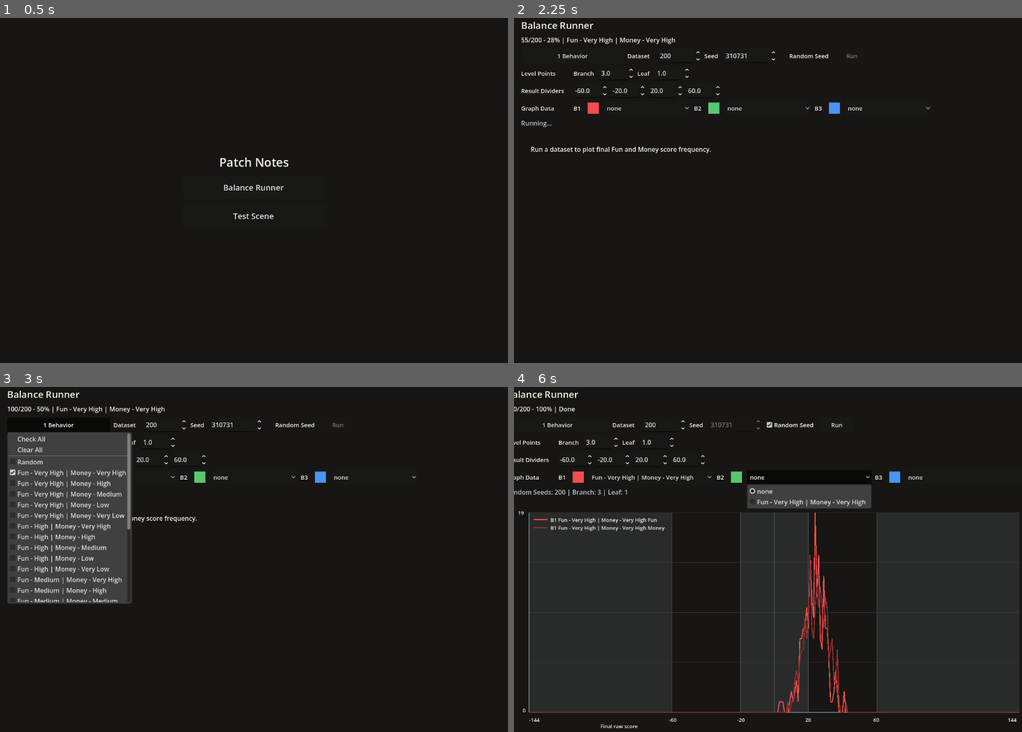
Above: before the commit, frames 1-4 (two rows, left to right).
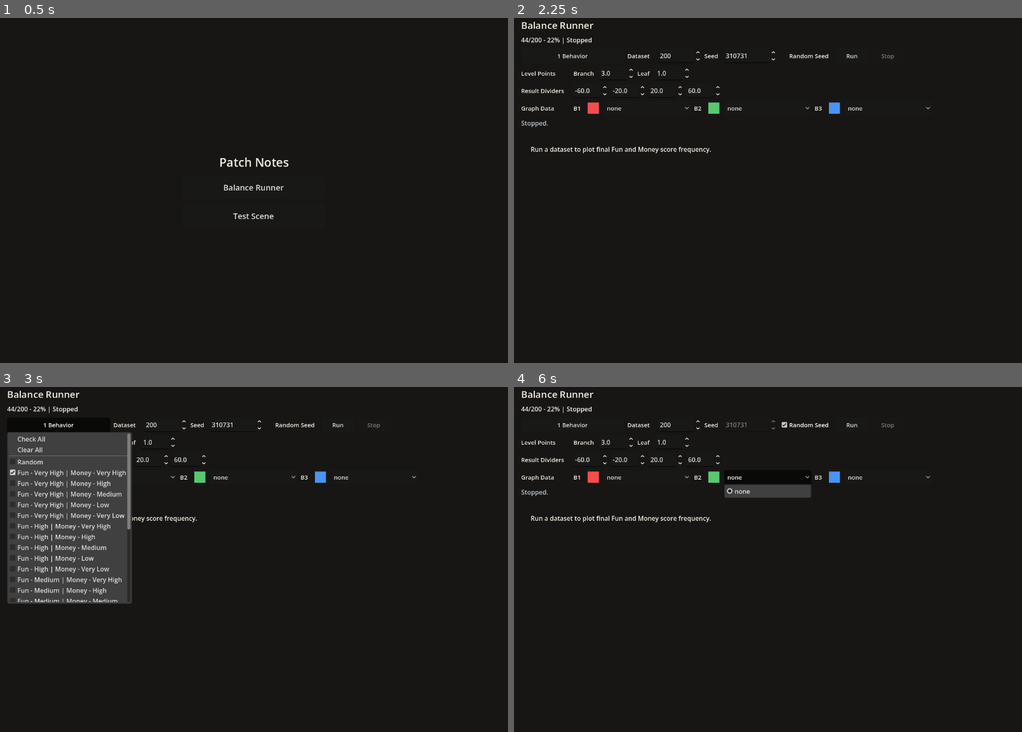
Above: after the commit, the same moments.

Repository: Josephblt/patch-notes
Game: Godot game, scene res://scenes/scene_launcher.tscn
The game is run twice, just before and just after one commit, with the same random seed, the same clock (stepped at 60 frames per second) and the same inputs.
Inputs (mouse positions are in pixels of both pictures, inside the frame that each line leads up to):
- Up to frame 1 (0.5 s): no input
- Up to frame 2 (2.25 s): click "Balance Runner" at 0.5 s; click "Run" at 1.25 s; click (889, 55) at 2 s, where only the run after the commit has a clickable "Stop"
- Up to frame 3 (3 s): click "1 Behavior" at 2.75 s
- Up to frame 4 (6 s): click "Random Seed" at 3.5 s; click "none" at 4.25 s; click "Fun - Very High | Money - Ver…" (after the commit: "none") at 5 s; click "none" at 5.75 s

Frame 1 is identical in both runs. In frame 2, 0.3% of the frame differs, in the area x 1-75%, y 5-32%; in frame 3, 0.3%; in frame 4, 6.9%, in the area x 0-100%, y 1-99%.

Commit message:
Add balance runner stop button

Diff:
--- a/src/scenes/tools/balance_runner.tscn
+++ b/src/scenes/tools/balance_runner.tscn
@@ -98,6 +98,13 @@
 theme_override_font_sizes/font_size = 15
 text = "Run"
 
+[node name="StopButton" type="Button" parent="MarginContainer/VBoxContainer/ControlRow"]
+custom_minimum_size = Vector2(82, 36)
+layout_mode = 2
+theme_override_font_sizes/font_size = 15
+disabled = true
+text = "Stop"
+
 [node name="PointRow" type="HBoxContainer" parent="MarginContainer/VBoxContainer"]
 layout_mode = 2
 theme_override_constants/separation = 8
--- a/src/scripts/tools/balance_runner.gd
+++ b/src/scripts/tools/balance_runner.gd
@@ -28,6 +28,8 @@
 var score_tree_by_name: Dictionary[String, ScoreTree] = {}
 var last_rows: Array[Dictionary] = []
 var available_runner_configs: Array[Dictionary] = []
+var is_runner_active: bool = false
+var stop_requested: bool = false
 
 @export var selected_behaviors: Array[String] = [DEFAULT_BEHAVIOR]
 @export var game_count: int = DEFAULT_GAME_COUNT
@@ -54,6 +56,7 @@
 @onready var branch_point_spin_box: SpinBox = $MarginContainer/VBoxContainer/PointRow/BranchPointSpinBox
 @onready var leaf_point_spin_box: SpinBox = $MarginContainer/VBoxContainer/PointRow/LeafPointSpinBox
 @onready var run_button: Button = $MarginContainer/VBoxContainer/ControlRow/RunButton
+@onready var stop_button: Button = $MarginContainer/VBoxContainer/ControlRow/StopButton
 @onready var progress_label: Label = $MarginContainer/VBoxContainer/ProgressLabel
 @onready var summary_label: Label = $MarginContainer/VBoxContainer/SummaryLabel
 @onready var graph: Control = $MarginContainer/VBoxContainer/Graph
@@ -78,6 +81,7 @@
 	_order_control_rows()
 	_order_control_rows_deferred()
 	run_button.pressed.connect(_on_run_button_pressed)
+	stop_button.pressed.connect(_on_stop_button_pressed)
 	random_seed_check_box.toggled.connect(_on_random_seed_check_box_toggled)
 	branch_point_spin_box.value_changed.connect(_on_level_points_changed)
 	leaf_point_spin_box.value_changed.connect(_on_level_points_changed)
@@ -91,6 +95,7 @@
 	for band_divider_spin_box: SpinBox in _get_band_divider_spin_boxes():
 		band_divider_spin_box.value_changed.connect(_on_band_dividers_changed)
 
+	_set_runner_buttons_active(false)
 	summary_label.text = "Ready."
 
 
@@ -220,7 +225,12 @@
 
 
 func _on_run_button_pressed() -> void:
-	run_button.disabled = true
+	if is_runner_active:
+		return
+
+	is_runner_active = true
+	stop_requested = false
+	_set_runner_buttons_active(true)
 	summary_label.text = "Running..."
 
 	await get_tree().process_frame
@@ -240,7 +250,16 @@
 		game_seeds = _generate_deterministic_game_seeds(selected_game_count, selected_seed)
 
 	available_runner_configs = _get_runner_configs(behaviors)
-	last_rows = await _run_dataset_with_progress(available_runner_configs, game_seeds)
+	var next_rows: Array[Dictionary] = await _run_dataset_with_progress(available_runner_configs, game_seeds)
+
+	if stop_requested:
+		summary_label.text = "Stopped."
+		is_runner_active = false
+		stop_requested = false
+		_set_runner_buttons_active(false)
+		return
+
+	last_rows = next_rows
 	_write_csv(output_path, last_rows)
 	_populate_graph_dataset_options(available_runner_configs)
 	_update_graph(selected_score_band_dividers)
@@ -252,7 +271,17 @@
 		selected_branch_points,
 		selected_leaf_points
 	)
-	run_button.disabled = false
+	is_runner_active = false
+	_set_runner_buttons_active(false)
+
+
+func _on_stop_button_pressed() -> void:
+	if not is_runner_active:
+		return
+
+	stop_requested = true
+	stop_button.disabled = true
+	summary_label.text = "Stopping..."
 
 
 func _run_dataset_with_progress(
@@ -272,12 +301,21 @@
 		var behavior_name: String = runner_config["behavior"]
 
 		for game_number: int in range(1, selected_game_count + 1):
+			if stop_requested:
+				_render_runner_progress(total_game_count, completed_game_count, "Stopped")
+				return rows
+
 			rows.append(_play_game(runner_name, behavior_name, game_number, game_seeds[game_number - 1]))
 			completed_game_count += 1
 			_render_runner_progress(total_game_count, completed_game_count, runner_name)
 			await get_tree().process_frame
 
 	return rows
+
+
+func _set_runner_buttons_active(is_active: bool) -> void:
+	run_button.disabled = is_active
+	stop_button.disabled = not is_active
 
 
 func _render_runner_progress(
